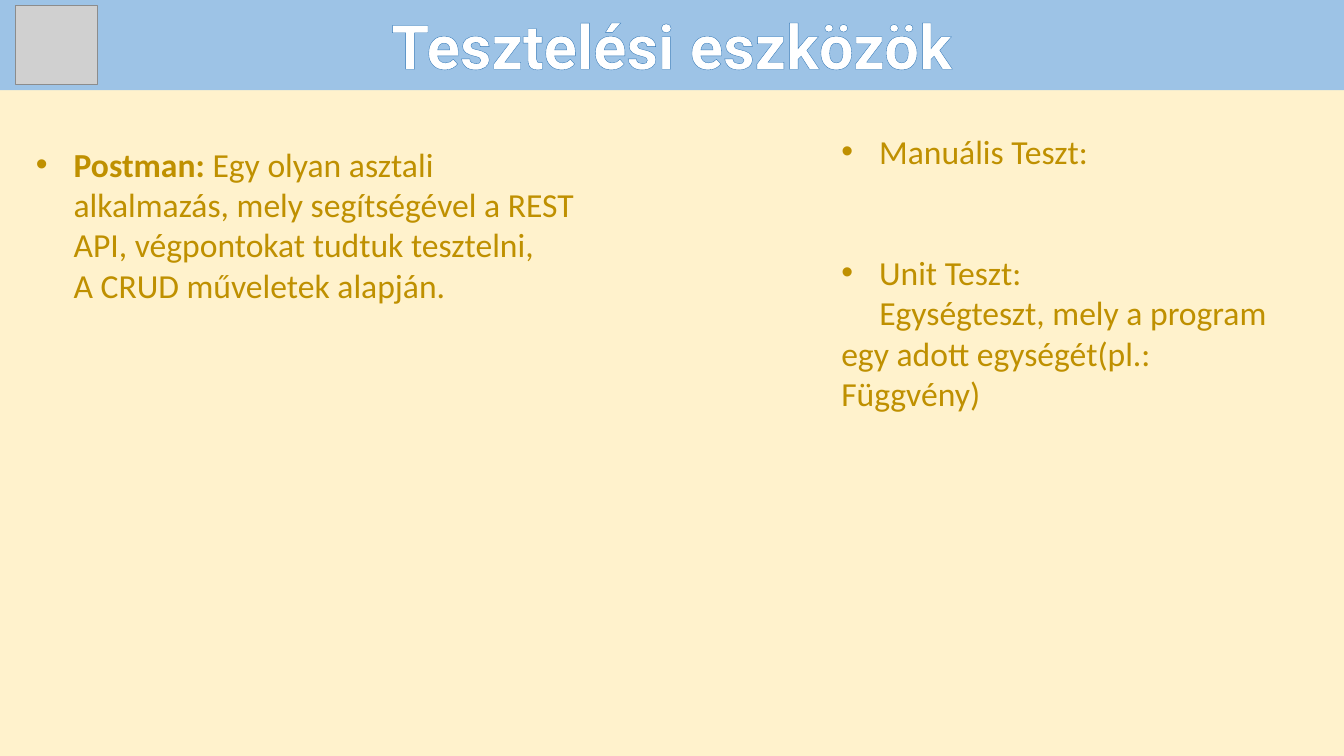
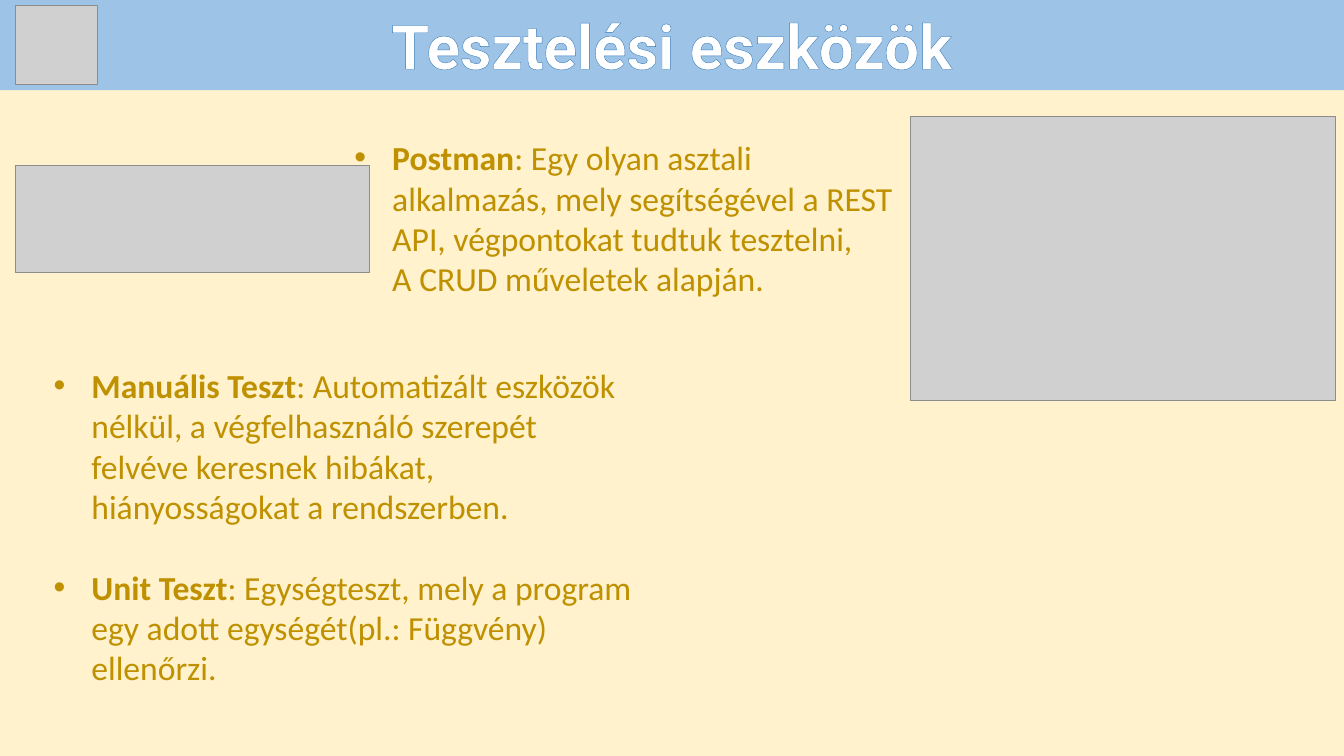
Before and after one commit to Andras-12c/Dozsa-Csarda, a slide deck: slide 8 of VizsgaremekPP.pptx. Drawn at 1344x756 pixels with LibreOffice and Linux fonts; fonts in the diff are those of the drawing; grey boxes stand for pictures. Boxes give left, top, right and bottom in pixels: in the first picture for what was removed or moved away, otherwise in the second. Text is boxed around its words. In the diff, an @@ line names an element or a change of style, - is before the commit and + after.

Commit message:
Képek, szövegek behelyezve a hiányos helyeken.

```diff
--- a/VizsgaremekPP.pptx
+++ b/VizsgaremekPP.pptx
@@ picture added at (910,117,1336,400) @@
@@ text "Postman: Egy olyan asztali alkalmazás, ...": place and size @@
-text "Postman: Egy olyan asztali alkalmazás, ..." at (74,153,574,304)
+text "Postman: Egy olyan asztali alkalmazás, ..." at (392,146,892,297)
@@ text "Postman: Egy olyan asztali alkalmazás, ..." at (392,146,892,297): bold off in "Postman:" @@
@@ picture added at (15,165,369,273) @@
@@ text at (91,374,631,681): text changed @@
-• Manuális Teszt:
-• Unit Teszt:
-Egységteszt, mely a program egy adott egységét(pl.: Függvény)
+• Manuális Teszt: Automatizált eszközök nélkül, a végfelhasználó szerepét felvéve keresnek hibákat, hiányosságokat a rendszerben.
+• Unit Teszt: Egységteszt, mely a program egy adott egységét(pl.: Függvény) ellenőrzi.
```
Also in this commit, not shown: 6 other slides changed.
